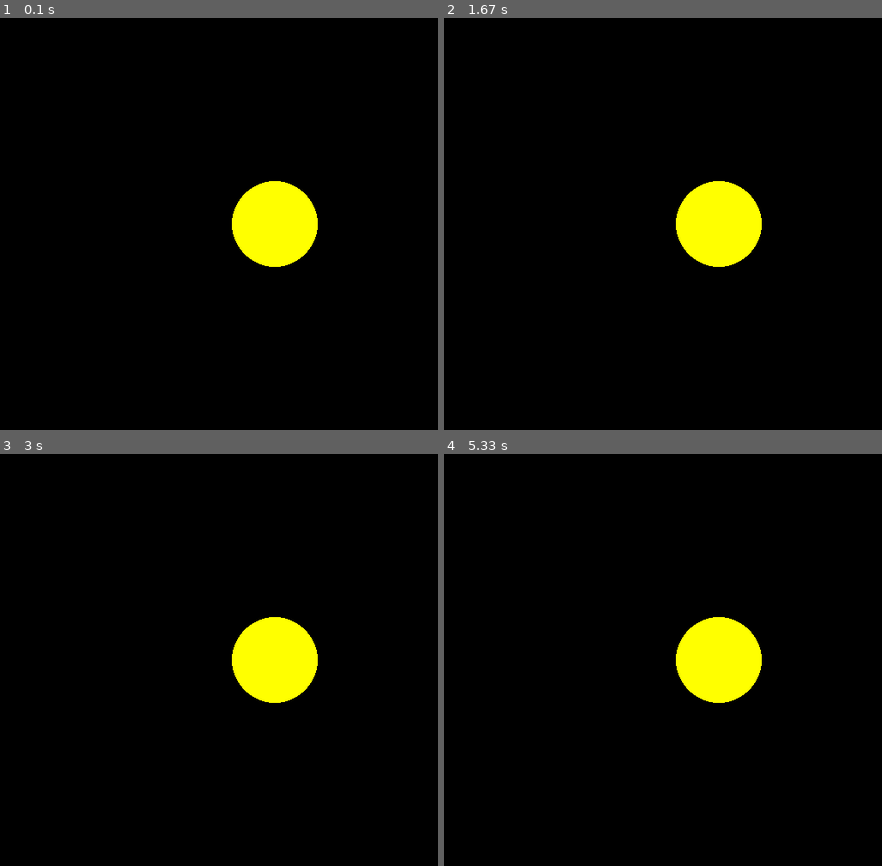
Above: before the commit, frames 1-4 (two rows, left to right).
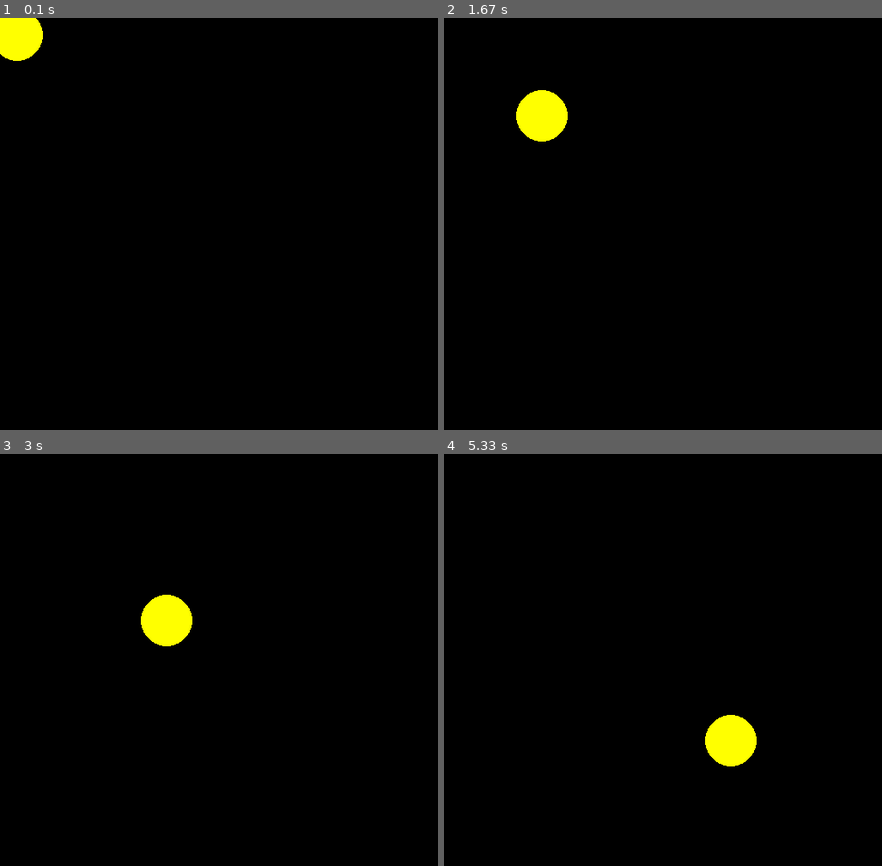
Above: after the commit, the same moments.

Repository: GilmarDeJesusSantana/pygame
Game: pygame game, started from pacman/pacman.py
The game is run twice, just before and just after one commit, with the same random seed, the same clock (stepped at 60 frames per second) and the same inputs.
Inputs:
- Up to frame 1 (0.1 s): no input
- Up to frame 2 (1.67 s): no input
- Up to frame 3 (3 s): no input
- Up to frame 4 (5.33 s): no input

The runs differ from the first frame. In frame 1, 4.1% of the frame differs, in the area x 0-73%, y 0-61%; in frame 2, 4.3%, in the area x 16-73%, y 17-61%; in frame 3, 4.3%; in frame 4, 4.3%.

Commit message:
Implementado movimento na bola.

Diff:
--- a/pacman/pacman.py
+++ b/pacman/pacman.py
@@ -1,15 +1,37 @@
 import pygame
 
 AMARELO = (255, 255, 0)
+PRETO = (0, 0, 0)
+VELOCIDADE = 1
+RAIO = 30
 pygame.init()
+CORDENADA_X = 10
+CORDENADA_Y = 10
+VELOCIDADE_X = VELOCIDADE
+VELOCIDADE_Y = VELOCIDADE
 
 tela = pygame.display.set_mode((640, 480), 0)
 
 while True:
     # Calcula as regras
+    CORDENADA_X += VELOCIDADE_X
+    CORDENADA_Y += VELOCIDADE_Y
+
+    if CORDENADA_X + RAIO > 640:
+        VELOCIDADE_X = -VELOCIDADE
+    if CORDENADA_X - RAIO < 0:
+        VELOCIDADE_X = VELOCIDADE
+
+    if CORDENADA_Y + RAIO > 480:
+        VELOCIDADE_Y = -VELOCIDADE
+    if CORDENADA_Y - RAIO < 0:
+        VELOCIDADE_Y = VELOCIDADE
 
     # Pinta
-    pygame.draw.circle(tela, AMARELO, (320, 240), 50, 0)
+    tela.fill(PRETO)
+    pygame.draw.circle(
+        tela, AMARELO, (int(CORDENADA_X), int(CORDENADA_Y)), RAIO, 0
+    )
     pygame.display.update()
 
     # Eventos
Empty file added: pacman/constantes.py
Empty file added: pacman/pacman_2.py
